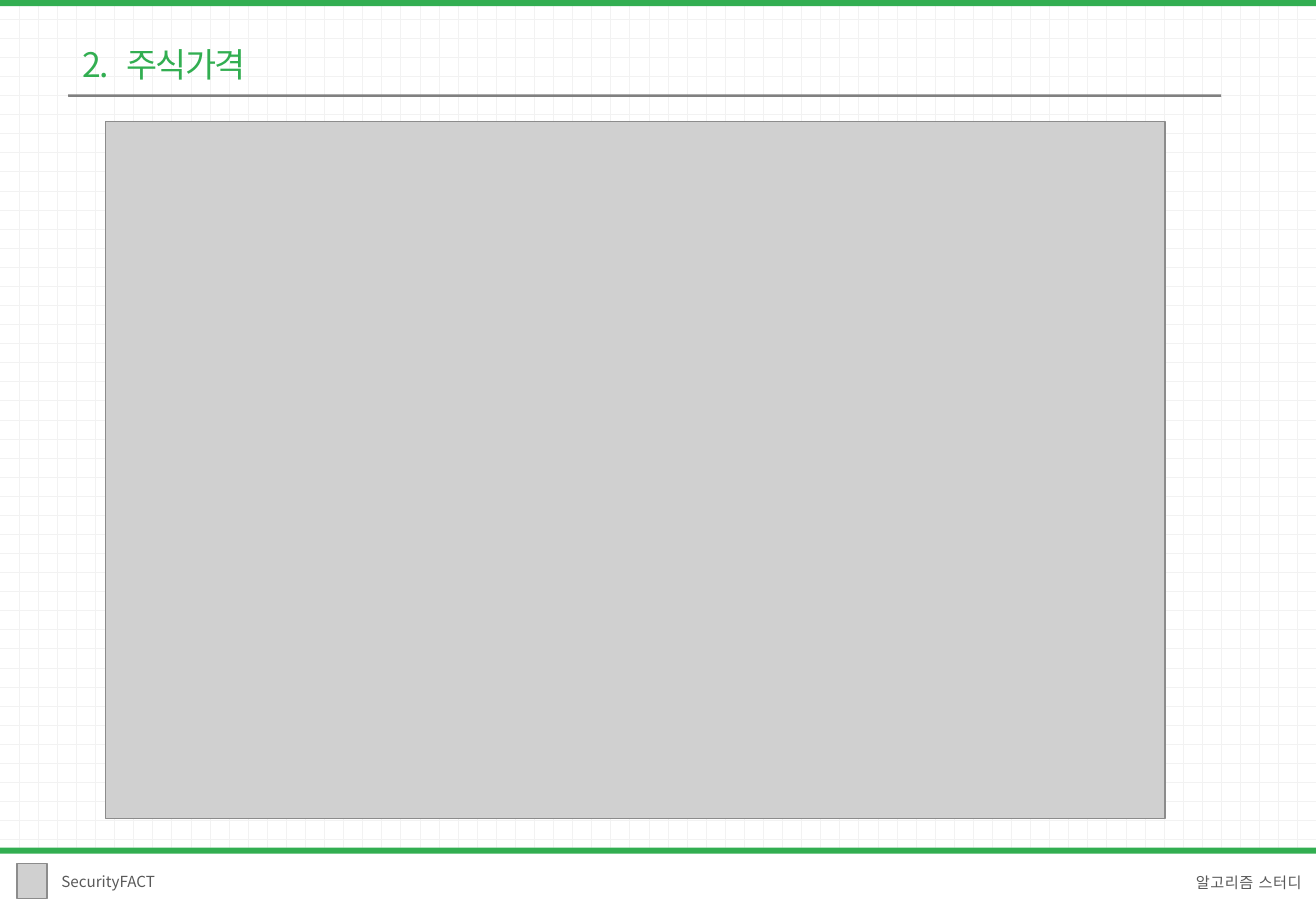
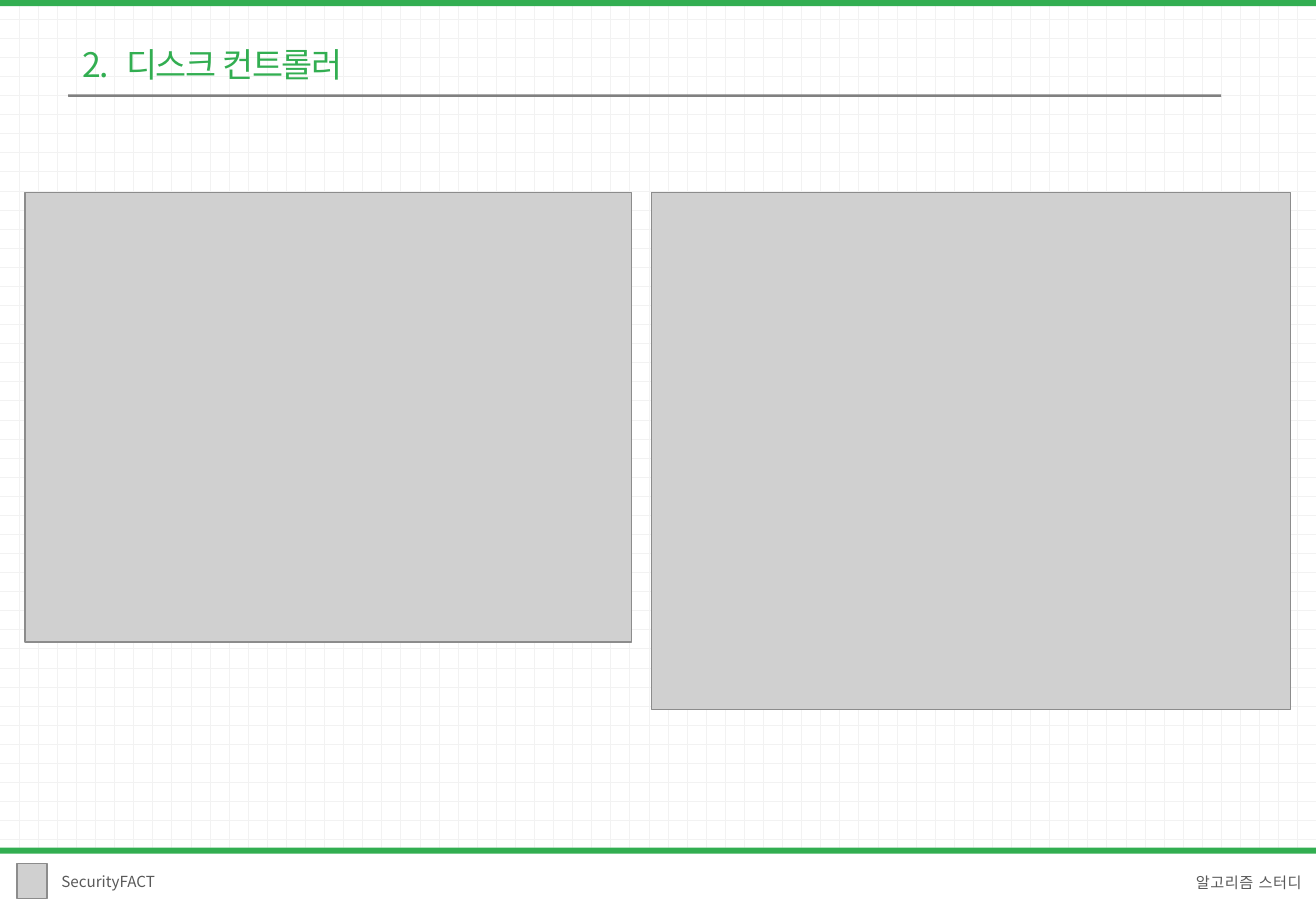
Before and after one commit to 1hk-star/Konkuk_SecurityFACT_Algorithm, a slide deck: slide 4 of 4주차/발표자료/코드 리뷰 자료/이희광/이희광.pptx (slide 13 before the commit). Drawn at 1316x911 pixels with LibreOffice and Linux fonts; fonts in the diff are those of the drawing; grey boxes stand for pictures. Boxes give left, top, right and bottom in pixels: in the first picture for what was removed or moved away, otherwise in the second. Text is boxed around its words. In the diff, an @@ line names an element or a change of style, - is before the commit and + after.

```diff
--- a/4주차/발표자료/코드 리뷰 자료/이희광/이희광.pptx
+++ b/4주차/발표자료/코드 리뷰 자료/이희광/이희광.pptx
@@ text at (x1=82, y1=49, x2=342, y2=80): text changed @@
-2. 주식가격
+2. 디스크 컨트롤러
@@ picture resized from (x1=106, y1=122, x2=1165, y2=819) to (x1=26, y1=193, x2=633, y2=643) @@
@@ picture added at (x1=651, y1=192, x2=1292, y2=710) @@
```
Also in this commit, not shown: 5 other slides changed, 15 slides removed, 4 other files.
